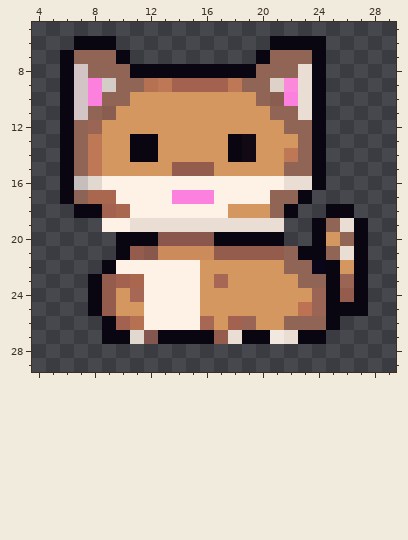
File history of a pixel-art sprite, images/tile03_ginger.png. The first picture shows the starting point.
The file is 32x32 pixels. Colours within 5 levels of each other are drawn and written as one. Shown: x 4..29, y 5..29.
The same view after the edit:
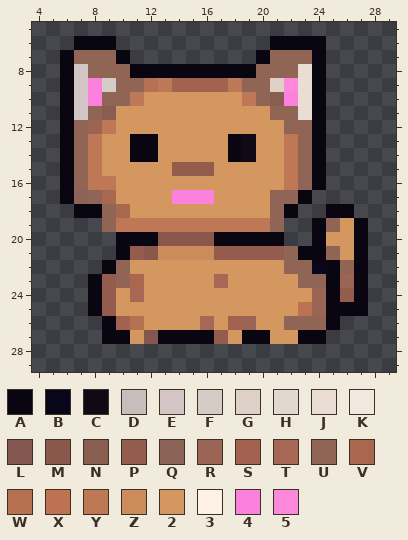
Palette (. is transparent): A #090612  B #090619  C #110a15  D #c5bebd  E #d3c4c5  F #d4ccc7  G #ded2c8  H #e1d8d0  J #eaddd3  K #f1e8df  L #83564f  M #8a574d  N #8a5d51  P #935c4d  Q #8b6357  R #9a6554  S #a2624f  T #a66854  U #916555  V #a8674e  W #b57151  X #bc7253  Y #bf7856  Z #cc8b5b  2 #d59760  3 #fef1e5  4 #fc80dd  5 #fc88dc
From old to new:
y 10: x 11 2 -> Y; x 19 2 -> Y
y 12: x 9 2 -> Y
y 13: x 22 2 -> Y
y 15: x 22 U -> Y
y 16: x 7..23 DH3333333333333JJ -> UYY222222222222YU
y 17: x 8 V -> U; x 10..13 3333 -> 2222; x 17..20 3333 -> 2222
y 18: x 9 S -> U; x 11..17 3333333 -> 2222222
y 19: x 9..21 33JJJJJJJJJJJ -> UYYYYYYYYYYYU; x 26 J -> 2
y 20: x 26 U -> 2
y 21: x 26 J -> 2
y 22: x 10..15 333333 -> U22222; x 26 2 -> U
y 23: x 10 S -> U; x 12..15 3333 -> 2222
y 24..26: x 12..15 3333 -> 2222
y 27: x 11 H -> 2; x 18 J -> 2; x 21..22 KJ -> 22
Changed places in both pictures, as pixel boxes (x1, y1, x2, y2):
changed: (74, 92, 354, 344)
